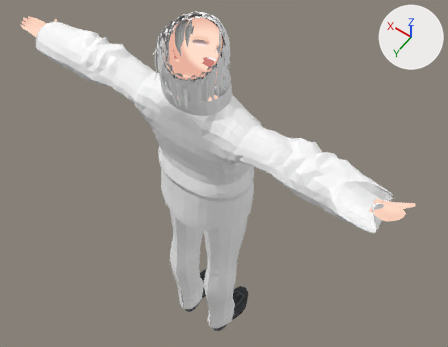
An edit to the glTF model saga-assets/characters/web3d/sg_taishici.glb, drawn before and after from the same camera.
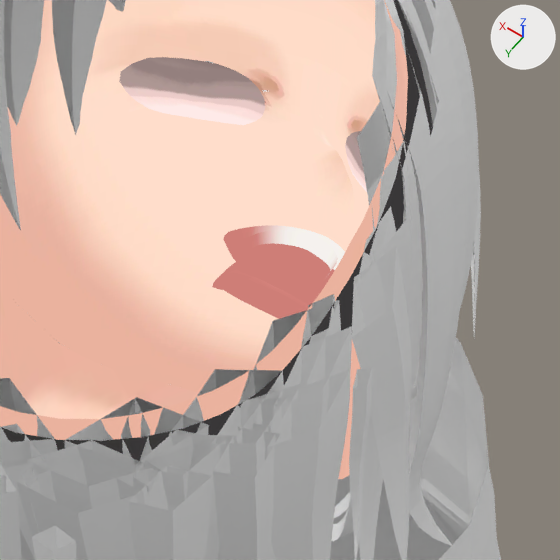
Old and new are each drawn whole from a camera (50 mm lens) standing at (-0.848, 1.075, 2.818) and looking at (0.001, -0.113, 0.95) and again close up on the part from 40% to 53% of the width and 10% to 27% of the height. The lights are fixed; the arrows at upper right show +X, +Y and +Z. The last two pictures show the newer version. Everything nearer to the camera than a plane just in front of the edit is cut away. Vertices at exactly the same position are counted once.

The scene before the commit, as lines of its bpy script (objects in view):
```python
me_body__merged__001 = bpy.data.meshes.new('Body (merged).001')
me_body__merged__001.from_pydata(...)  # 2987 vertices, 5688 faces; spans x -0.78..0.78, y -0.14..0.13, z 0.01..1.75
me_body__merged__001.materials.append(mat_n00_000_00_body_00_skin__instance)
me_face__merged__001 = bpy.data.meshes.new('Face (merged).001')
me_face__merged__001.from_pydata(...)  # 920 vertices, 1696 faces; spans x -0.0221..0.022, y -0.0602..-0.025, z 1.5498..1.5731
me_face__merged__001.materials.append(mat_n00_000_00_facemouth_00_face__instance)
me_face__merged__005 = bpy.data.meshes.new('Face (merged).005')
me_face__merged__005.from_pydata(...)  # 290 vertices, 528 faces; spans x -0.0573..0.0573, y -0.0512..-0.0318, z 1.6066..1.6291
me_face__merged__005.materials.append(mat_n00_000_00_eyewhite_00_eye__instance)
ob_body_001 = bpy.data.objects.new('Body.001', me_body__merged__001)
ob_body_001.location = (0.0, 0.0, 0.0)
ob_face_001 = bpy.data.objects.new('Face.001', me_face__merged__001)
ob_face_001.location = (0.0, 0.0, 0.0)
ob_face_005 = bpy.data.objects.new('Face.005', me_face__merged__005)
ob_face_005.location = (0.0, 0.0, 0.0)
# also in view: 'Body.002' at (0.0, 0.035, 1.632); 'Face.004' at (0.0, -0.011, 1.633); 'Body' at (0.0, 0.002, 1.229); 'Hair' at (0.0, 0.041, 1.624)
```
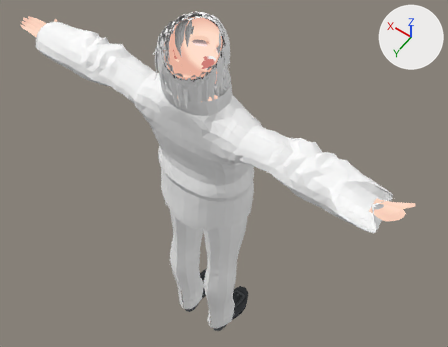
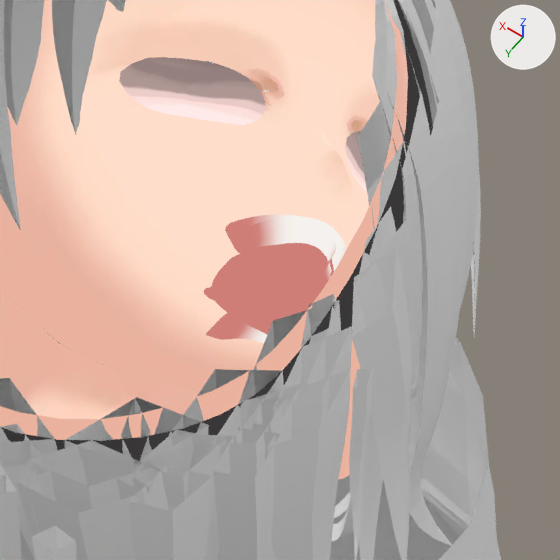
The newer file adds a shape key; the second version is drawn at full value of the shape key 'Fcl_MTH_O' of 'Face.001', and the change is written as the vertex moves it makes.

The change, as a diff of the scene's bpy script:
```diff
--- a/saga-assets/characters/web3d/sg_taishici.glb.py
+++ b/saga-assets/characters/web3d/sg_taishici.glb.py
@@ me_face__merged__001 @@
 # used by ob_face_001; location = (0.0, 0.0, 0.0)
-me_face__merged__001.from_pydata(...)  # 920 vertices, 1696 faces; spans x -0.0221..0.022, y -0.0602..-0.025, z 1.5498..1.5731
+me_face__merged__001.from_pydata(...)  # 920 vertices, 1696 faces; spans x -0.0225..0.0225, y -0.0598..-0.0211, z 1.5291..1.5764
+# me_face__merged__001 part 1: 920 of 920 vertices moved; they spanned x -0.0221..0.022, y -0.0602..-0.025, z 1.5498..1.5731 and now span x -0.0225..0.0225, y -0.0598..-0.0211, z 1.5291..1.5764; mean shift (0.0, 0.0039, -0.0061)
 me_face__merged__001.materials.append(mat_n00_000_00_facemouth_00_face__instance)
```

Pixel boxes [x1, y1, x2, y2] of what changed, in the close-ups (560 x 560 px):
'Face.001', reshaped
    before: [212, 225, 345, 319]
    after: [204, 215, 347, 343]
